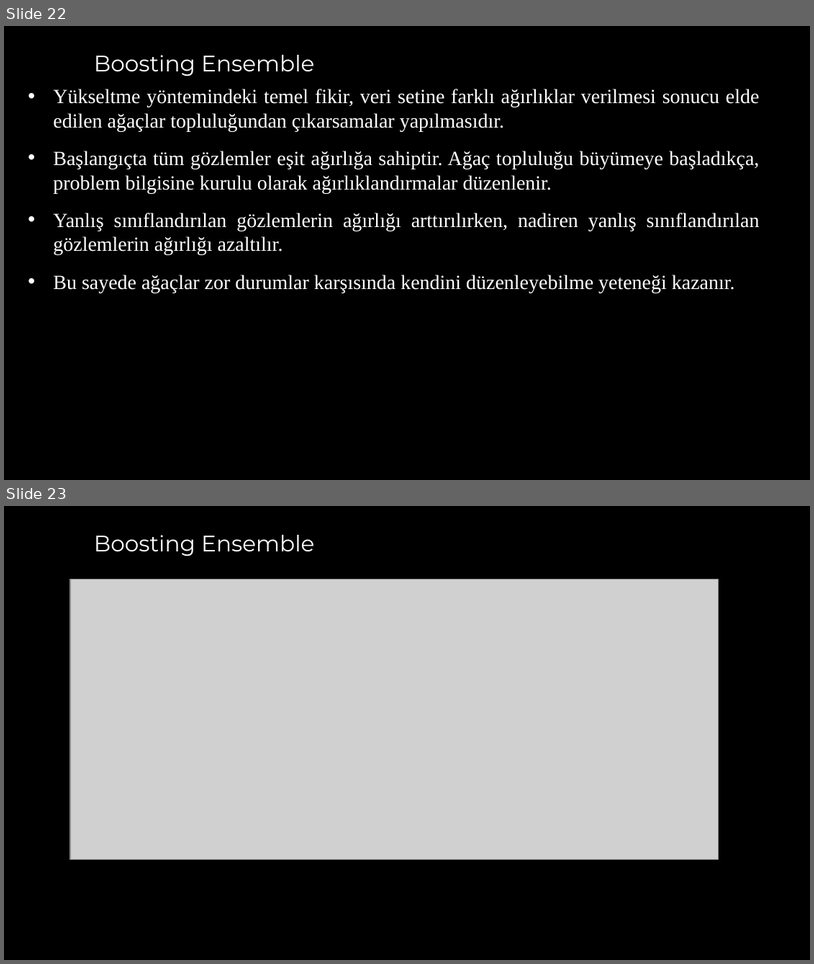
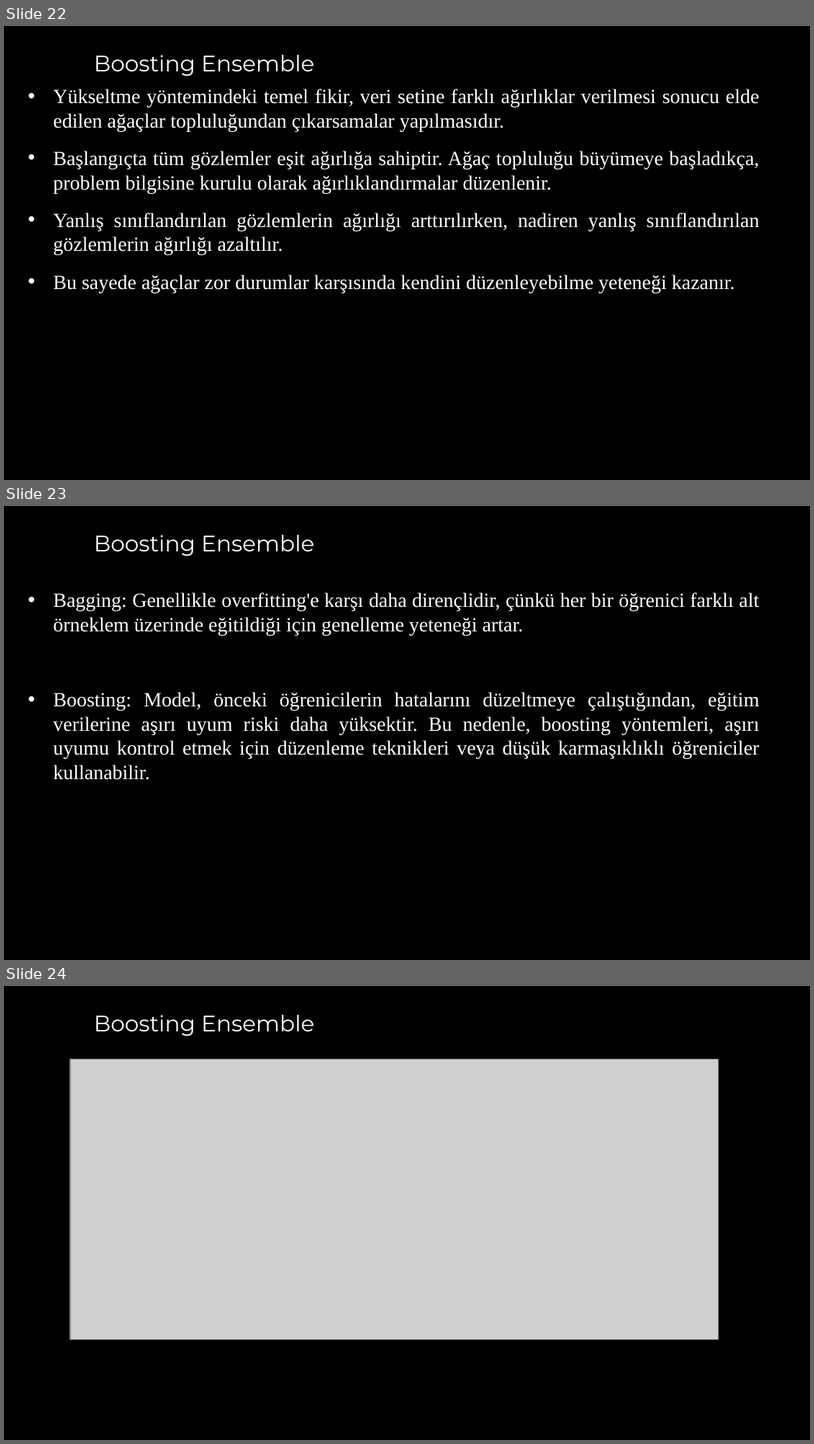
Before and after one commit to akaraci/Makine-Ogrenmesi, a slide deck: Sunular/MÖT-Hafta-7 - Ensemble Learning.pptx. Shown one above the other, each under a label of ours: slides 22 and 23 before the commit, slides 22, 23 and 24 after it. The pictures are 814x964 and 814x1444 pixels, drawn with LibreOffice and Linux fonts; fonts in the diff are those of the drawing; grey boxes stand for pictures. Boxes give left, top, right and bottom in pixels: in the first picture for what was removed or moved away, otherwise in the second. Text is boxed around its words. In the diff, an @@ line names an element or a change of style, - is before the commit and + after.

```diff
--- a/Sunular/MÖT-Hafta-7 - Ensemble Learning.pptx
+++ b/Sunular/MÖT-Hafta-7 - Ensemble Learning.pptx
@@ slide 23 added at (4, 506, 810, 960), background #000000 @@
@@ title added at (94, 535, 314, 556), 20 pt, text #FFFFFF @@
+Boosting Ensemble
@@ text added at (53, 592, 759, 780), 18 pt, text #FFFFFF @@
+• Bagging: Genellikle overfitting'e karşı daha dirençlidir, çünkü her bir öğrenici farklı alt örneklem üzerinde eğitildiği için genelleme yeteneği artar.
+• Boosting: Model, önceki öğrenicilerin hatalarını düzeltmeye çalıştığından, eğitim verilerine aşırı uyum riski daha yüksektir. Bu nedenle, boosting yöntemleri, aşırı uyumu kontrol etmek için düzenleme teknikleri veya düşük karmaşıklıklı öğreniciler kullanabilir.
@@ what was slide 23 is now slide 24 @@
```
Also in this commit, not shown: 1 slide changed, 1 other file.
